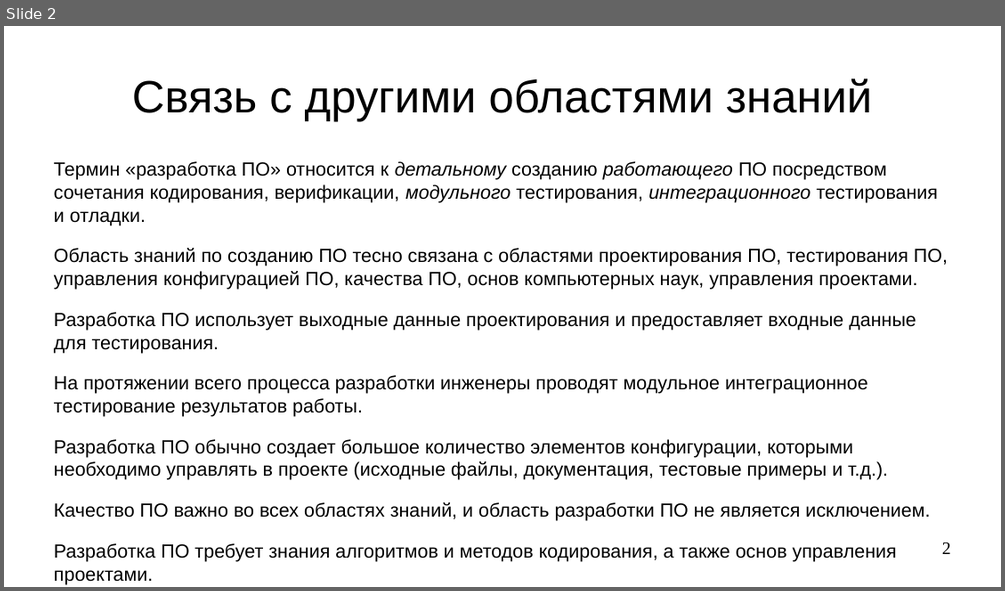
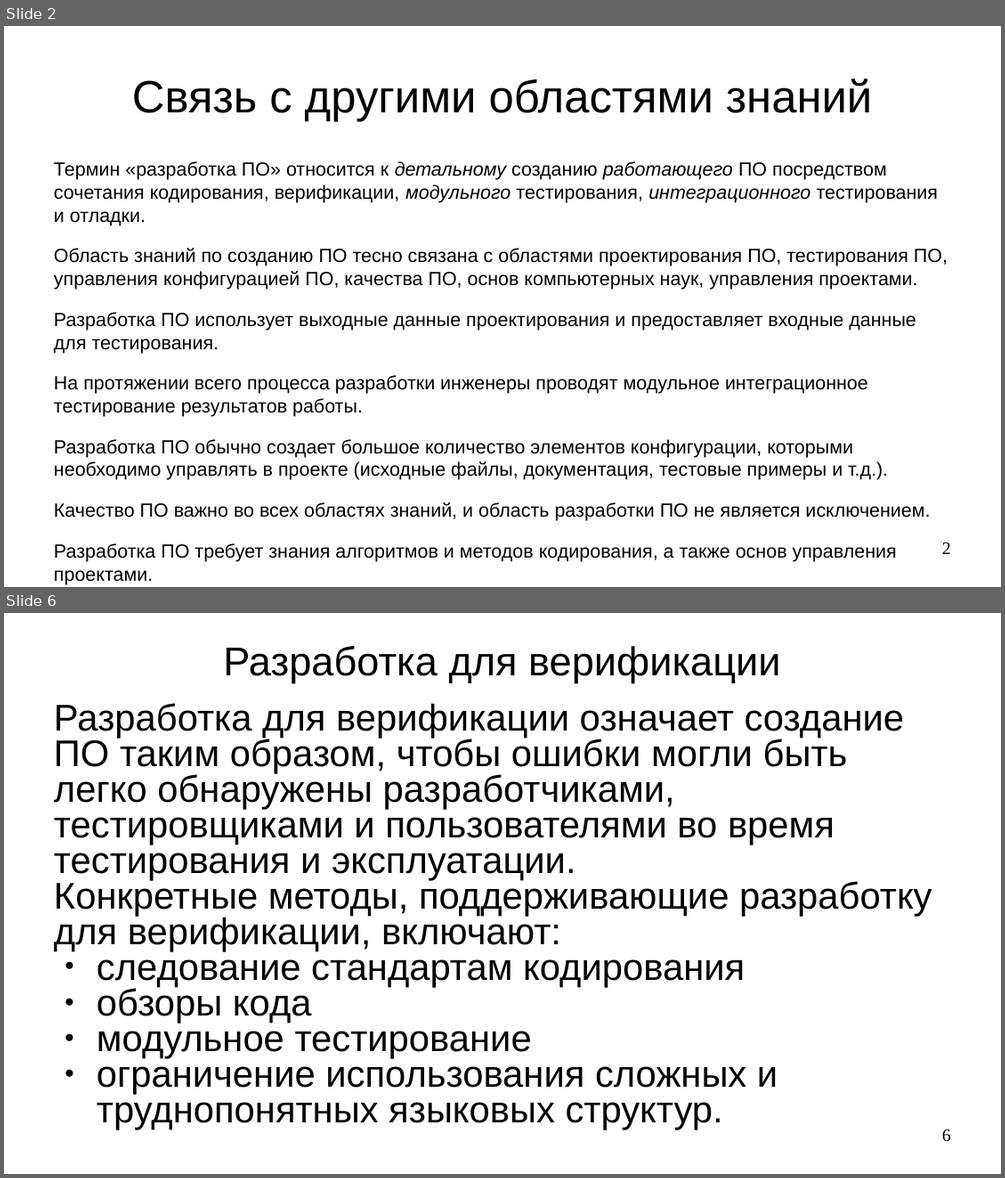
Before and after one commit to steelcraft/stud-lab, a slide deck: Лекции/CASWE01#L3.odp. Shown one above the other, each under a label of ours: slide 2 before the commit, slides 2 and 6 after it; the slides between them are not shown. The pictures are 1005x591 and 1005x1178 pixels, drawn with LibreOffice and Linux fonts; fonts in the diff are those of the drawing. Boxes give left, top, right and bottom in pixels: in the first picture for what was removed or moved away, otherwise in the second. Text is boxed around its words. In the diff, an @@ line names an element or a change of style, - is before the commit and + after.

```diff
--- a/Лекции/CASWE01#L3.odp
+++ b/Лекции/CASWE01#L3.odp
@@ slide 6 added at (x1=4, y1=613, x2=1001, y2=1174), background #FFFFFF @@
@@ title added at (x1=223, y1=646, x2=780, y2=683), 32 pt, text #000000 @@
+Разработка для верификации
@@ text added at (x1=54, y1=703, x2=932, y2=1130), 29.6 pt, text #000000 @@
+Разработка для верификации означает создание ПО таким образом, чтобы ошибки могли быть легко обнаружены разработчиками, тестировщиками и пользователями во время тестирования и эксплуатации.
+Конкретные методы, поддерживающие разработку для верификации, включают:
+● следование стандартам кодирования
+● обзоры кода
+● модульное тестирование
+● ограничение использования сложных и труднопонятных языковых структур.
@@ page number added at (x1=942, y1=1129, x2=951, y2=1142), 14 pt, text #000000 @@
+6
```
Also in this commit, not shown: 5 other slides added.
